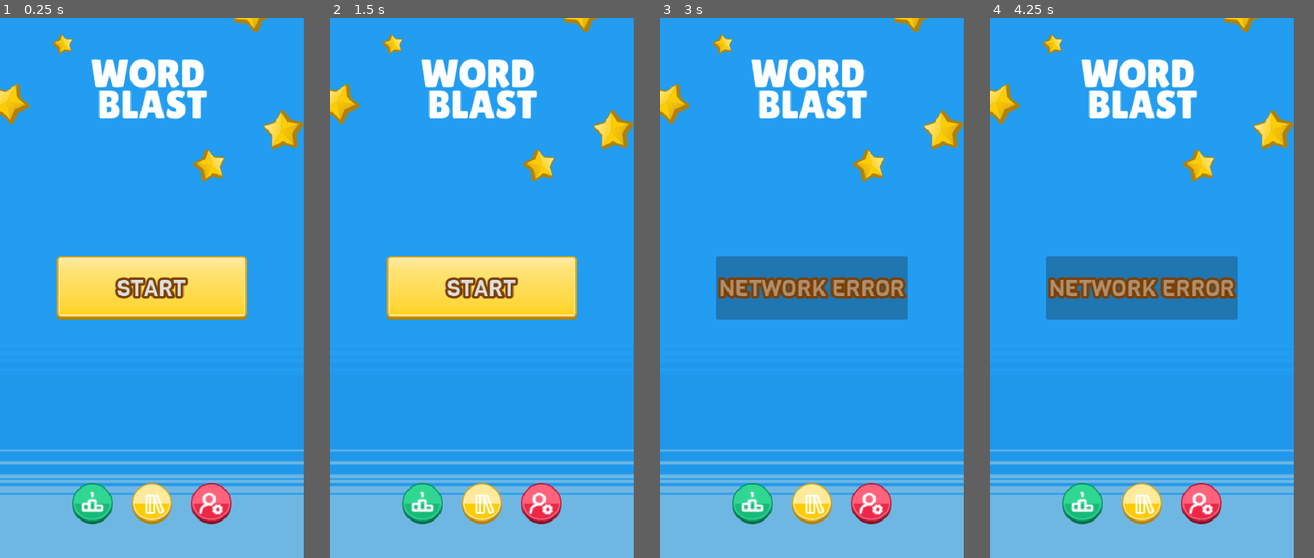
Above: before the commit, frames 1-4 (left to right).
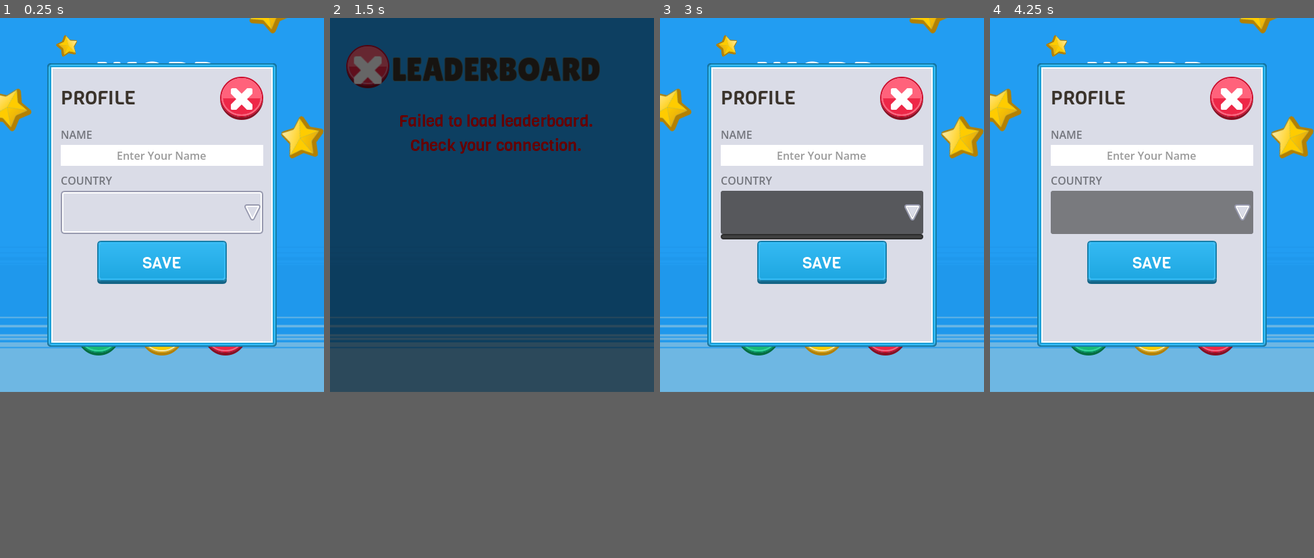
Above: after the commit, the same moments.

Repository: BenB1t/WorldBlast
Game: Godot game, scene res://Scenes/main_menu.tscn
Same seed, same stepped clock (60 frames per second), same inputs: the game is played once before the commit and once after it.
Inputs (mouse positions are in pixels of both pictures, inside the frame that each line leads up to):
- Up to frame 1 (0.25 s): no input
- Up to frame 2 (1.5 s): click (423, 504) at 0.52 s; click (365, 77) at 1.27 s
- Up to frame 3 (3 s): click (812, 369) at 2 s, where only the run after the commit has a clickable "SAVE"; click "START" at 2.75 s
- Up to frame 4 (4.25 s): click (1142, 288) at 3.5 s, where only the run after the commit has a clickable "START"
In our replay, the window is 450x800 before the commit and 480x554 after it. These sizes can differ from the game's own. Grey fills any space a smaller window leaves; there, only what the larger window draws over its background counts as a difference.

The runs differ from the first frame. In frame 1, 62% of the frame differs, in the area x 0-100%, y 0-100%; in frame 2, 80%; in frame 3, 62%; in frame 4, 62%.

Commit message:
go for ui + 1

Diff:
--- /dev/null
+++ b/Scenes/leaderboard.gd
@@ -0,0 +1,171 @@
+extends Control
+
+var list_container: VBoxContainer
+var loading_label: Label
+
+func _ready() -> void:
+	_build_ui()
+	_fetch_and_populate()
+
+func _build_ui() -> void:
+	# 1. Background (Matches Main Menu)
+	var bg = TextureRect.new()
+	bg.texture = load("res://Assets/Background/1.png")
+	bg.expand_mode = TextureRect.EXPAND_IGNORE_SIZE
+	bg.stretch_mode = TextureRect.STRETCH_KEEP_ASPECT_COVERED
+	bg.set_anchors_preset(Control.PRESET_FULL_RECT)
+	add_child(bg)
+
+	# 2. Main Layout Margins
+	var margin = MarginContainer.new()
+	margin.set_anchors_preset(Control.PRESET_FULL_RECT)
+	margin.add_theme_constant_override("margin_left", 24)
+	margin.add_theme_constant_override("margin_right", 24)
+	margin.add_theme_constant_override("margin_top", 40)
+	margin.add_theme_constant_override("margin_bottom", 24)
+	add_child(margin)
+
+	var vbox = VBoxContainer.new()
+	vbox.add_theme_constant_override("separation", 24)
+	margin.add_child(vbox)
+
+	# 3. Top Bar
+	var top_bar = HBoxContainer.new()
+	top_bar.custom_minimum_size.y = 72
+	vbox.add_child(top_bar)
+
+	# Return Button (Red round button with cross icon)
+	var return_btn = TextureButton.new()
+	return_btn.custom_minimum_size = Vector2(64, 64)
+	return_btn.texture_normal = load("res://Assets/UI/button_round_depth_gloss_red.svg")
+	return_btn.texture_pressed = load("res://Assets/UI/button_round_gradient_red.svg")
+	return_btn.pressed.connect(_on_return_pressed)
+	top_bar.add_child(return_btn)
+
+	var return_icon = TextureRect.new()
+	return_icon.texture = load("res://Assets/UI/cross.png")
+	return_icon.set_anchors_preset(Control.PRESET_FULL_RECT)
+	return_icon.expand_mode = TextureRect.EXPAND_IGNORE_SIZE
+	return_icon.stretch_mode = TextureRect.STRETCH_KEEP_ASPECT_CENTERED
+	return_icon.mouse_filter = Control.MOUSE_FILTER_IGNORE
+	return_btn.add_child(return_icon)
+
+	# Title
+	var title = Label.new()
+	title.text = "LEADERBOARD"
+	title.size_flags_horizontal = Control.SIZE_EXPAND_FILL
+	title.horizontal_alignment = HORIZONTAL_ALIGNMENT_CENTER
+	title.vertical_alignment = VERTICAL_ALIGNMENT_CENTER
+	title.add_theme_font_override("font", load("res://Assets/Fonts/LilitaOne-Regular.ttf"))
+	title.add_theme_font_size_override("font_size", 48)
+	title.add_theme_color_override("font_color", Color(0.227, 0.2, 0.168, 1))
+	title.add_theme_color_override("font_outline_color", Color(0.51, 0.38, 0.10, 0.5))
+	title.add_theme_constant_override("outline_size", 4)
+	top_bar.add_child(title)
+
+	# Invisible Spacer to keep the Title perfectly centered
+	var spacer = Control.new()
+	spacer.custom_minimum_size.x = 64
+	top_bar.add_child(spacer)
+
+	# 4. Scroll Container for the List
+	var scroll = ScrollContainer.new()
+	scroll.size_flags_vertical = Control.SIZE_EXPAND_FILL
+	scroll.horizontal_scroll_mode = ScrollContainer.SCROLL_MODE_DISABLED
+	vbox.add_child(scroll)
+
+	list_container = VBoxContainer.new()
+	list_container.size_flags_horizontal = Control.SIZE_EXPAND_FILL
+	list_container.add_theme_constant_override("separation", 12)
+	scroll.add_child(list_container)
+
+	# Loading State
+	loading_label = Label.new()
+	loading_label.text = "Fetching global scores..."
+	loading_label.horizontal_alignment = HORIZONTAL_ALIGNMENT_CENTER
+	loading_label.add_theme_font_override("font", load("res://Assets/Fonts/Viga-Regular.ttf"))
+	loading_label.add_theme_font_size_override("font_size", 24)
+	loading_label.add_theme_color_override("font_color", Color(0.227, 0.2, 0.168, 0.7))
+	list_container.add_child(loading_label)
+
+func _fetch_and_populate() -> void:
+	# Call the Cloudflare Worker via your ApiClient autoload
+	var response = await ApiClient.get_global_leaderboard(50)
+
+	loading_label.queue_free()
+
+	if response.has("error"):
+		_show_message("Failed to load leaderboard.\nCheck your connection.", Color.RED)
+		return
+
+	var leaderboard: Array = response.get("leaderboard", [])
+
+	if leaderboard.is_empty():
+		_show_message("No scores yet.\nBe the first to play!", Color(0.227, 0.2, 0.168, 0.7))
+		return
+
+	for entry in leaderboard:
+		_create_row(entry)
+
+func _show_message(text: String, color: Color) -> void:
+	var lbl = Label.new()
+	lbl.text = text
+	lbl.horizontal_alignment = HORIZONTAL_ALIGNMENT_CENTER
+	lbl.add_theme_font_override("font", load("res://Assets/Fonts/Viga-Regular.ttf"))
+	lbl.add_theme_font_size_override("font_size", 24)
+	lbl.add_theme_color_override("font_color", color)
+	list_container.add_child(lbl)
+
+func _create_row(entry: Dictionary) -> void:
+	var panel = PanelContainer.new()
+	panel.size_flags_horizontal = Control.SIZE_EXPAND_FILL
+
+	# Create the "Card" styling
+	var style = StyleBoxFlat.new()
+	style.bg_color = Color(1, 1, 1, 0.85)
+	style.border_color = Color(0.227, 0.2, 0.168, 0.3)
+	style.set_border_width_all(2)
+	style.set_corner_radius_all(16)
+	style.set_content_margin_all(16)
+	panel.add_theme_stylebox_override("panel", style)
+	list_container.add_child(panel)
+
+	var inner_hbox = HBoxContainer.new()
+	inner_hbox.size_flags_horizontal = Control.SIZE_EXPAND_FILL
+	panel.add_child(inner_hbox)
+
+	var body_font = load("res://Assets/Fonts/Viga-Regular.ttf")
+	var text_color = Color(0.227, 0.2, 0.168, 1)
+
+	# Rank Number
+	var rank_label = Label.new()
+	rank_label.text = "%s." % str(entry.get("rank", "-"))
+	rank_label.custom_minimum_size.x = 60
+	rank_label.horizontal_alignment = HORIZONTAL_ALIGNMENT_RIGHT
+	rank_label.add_theme_font_override("font", body_font)
+	rank_label.add_theme_font_size_override("font_size", 28)
+	rank_label.add_theme_color_override("font_color", text_color)
+	inner_hbox.add_child(rank_label)
+
+	# Player Name
+	var name_label = Label.new()
+	name_label.text = str(entry.get("name", "Unknown"))
+	name_label.size_flags_horizontal = Control.SIZE_EXPAND_FILL
+	name_label.horizontal_alignment = HORIZONTAL_ALIGNMENT_LEFT
+	name_label.add_theme_font_override("font", body_font)
+	name_label.add_theme_font_size_override("font_size", 28)
+	name_label.add_theme_color_override("font_color", text_color)
+	inner_hbox.add_child(name_label)
+
+	# Score
+	var score_label = Label.new()
+	score_label.text = str(entry.get("score", 0))
+	score_label.custom_minimum_size.x = 120
+	score_label.horizontal_alignment = HORIZONTAL_ALIGNMENT_RIGHT
+	score_label.add_theme_font_override("font", body_font)
+	score_label.add_theme_font_size_override("font_size", 28)
+	score_label.add_theme_color_override("font_color", Color(0.8, 0.5, 0.1, 1)) # Golden color
+	inner_hbox.add_child(score_label)
+
+func _on_return_pressed() -> void:
+	Nav.go_to_menu()
--- /dev/null
+++ b/Scenes/leaderboard.tscn
@@ -0,0 +1,70 @@
+[gd_scene format=3 uid="uid://c8pevmlro3pkb"]
+
+[ext_resource type="Script" uid="uid://mlowu2x4e1c3" path="res://Scenes/leaderboard.gd" id="1_oxn4a"]
+[ext_resource type="Texture2D" uid="uid://wtaocaucoqyg" path="res://Assets/UI/button_round_depth_gloss_red.svg" id="2_n70i8"]
+[ext_resource type="Texture2D" uid="uid://d0vxobpiqe6oi" path="res://Assets/UI/button_round_gradient_red.svg" id="3_eg6uk"]
+[ext_resource type="Texture2D" uid="uid://dvqpvowvjw3qc" path="res://Assets/UI/arrowLeft.png" id="4_n70i8"]
+[ext_resource type="FontFile" uid="uid://pjvdbvetd45q" path="res://Assets/Fonts/Viga-Regular.ttf" id="5_mb3o2"]
+
+[node name="Leaderboard" type="Control" unique_id=1100530772]
+layout_mode = 3
+anchors_preset = 15
+anchor_right = 1.0
+anchor_bottom = 1.0
+grow_horizontal = 2
+grow_vertical = 2
+script = ExtResource("1_oxn4a")
+
+[node name="MarginContainer" type="MarginContainer" parent="." unique_id=992644713]
+layout_mode = 1
+anchors_preset = 15
+anchor_right = 1.0
+anchor_bottom = 1.0
+grow_horizontal = 2
+grow_vertical = 2
+theme_override_constants/margin_left = 24
+theme_override_constants/margin_top = 24
+theme_override_constants/margin_right = 24
+theme_override_constants/margin_bottom = 24
+
+[node name="VBoxContainer" type="VBoxContainer" parent="MarginContainer" unique_id=1413424594]
+layout_mode = 2
+
+[node name="TopBar" type="HBoxContainer" parent="MarginContainer/VBoxContainer" unique_id=1247981533]
+custom_minimum_size = Vector2(0, 72)
+layout_mode = 2
+metadata/_edit_use_anchors_ = true
+
+[node name="ReturnButton" type="TextureButton" parent="MarginContainer/VBoxContainer/TopBar" unique_id=330385774]
+layout_mode = 2
+texture_normal = ExtResource("2_n70i8")
+texture_pressed = ExtResource("3_eg6uk")
+
+[node name="TextureRect" type="TextureRect" parent="MarginContainer/VBoxContainer/TopBar/ReturnButton" unique_id=711744866]
+layout_mode = 1
+anchors_preset = 8
+anchor_left = 0.5
+anchor_top = 0.5
+anchor_right = 0.5
+anchor_bottom = 0.5
+offset_left = -25.0
+offset_top = -29.0
+offset_right = 25.0
+offset_bottom = 21.0
+grow_horizontal = 2
+grow_vertical = 2
+mouse_filter = 2
+texture = ExtResource("4_n70i8")
+
+[node name="TitleLabel" type="Label" parent="MarginContainer/VBoxContainer/TopBar" unique_id=825612143]
+layout_mode = 2
+size_flags_horizontal = 6
+theme_override_colors/font_color = Color(0.22745098, 0.2, 0.16862746, 1)
+theme_override_fonts/font = ExtResource("5_mb3o2")
+theme_override_font_sizes/font_size = 28
+text = "LEADERBOARD"
+horizontal_alignment = 1
+
+[node name="Spacer" type="Control" parent="MarginContainer/VBoxContainer/TopBar" unique_id=220389272]
+custom_minimum_size = Vector2(64, 0)
+layout_mode = 2
--- /dev/null
+++ b/Scenes/leaderboard_card.gd
@@ -0,0 +1,44 @@
+extends PanelContainer
+class_name LeaderboardCard
+
+## Expected scene structure (built in the editor):
+## LeaderboardCard (PanelContainer)  <- this script
+## └── HBoxContainer
+##     ├── RankLabel  (Label)
+##     ├── NameLabel  (Label)
+##     └── ScoreLabel (Label)
+
+@onready var rank_label: Label = $HBoxContainer/RankLabel
+@onready var name_label: Label = $HBoxContainer/NameLabel
+@onready var score_label: Label = $HBoxContainer/ScoreLabel
+
+const TOP_COLORS := {
+	1: {"tint": Color(1.00, 0.94, 0.72), "text": Color(0.80, 0.58, 0.05)},  # gold
+	2: {"tint": Color(0.89, 0.92, 0.97), "text": Color(0.50, 0.55, 0.65)},  # silver
+	3: {"tint": Color(1.00, 0.88, 0.74), "text": Color(0.72, 0.44, 0.16)},  # bronze
+}
+const DEFAULT_TEXT := Color(0.28, 0.24, 0.19)
+
+func setup(rank: int, player_name: String, score: int) -> void:
+	rank_label.text = str(rank)
+	name_label.text = player_name
+	score_label.text = str(score)
+
+	if TOP_COLORS.has(rank):
+		rank_label.add_theme_color_override("font_color", TOP_COLORS[rank]["text"])
+		_apply_top_tint(TOP_COLORS[rank]["tint"])
+	else:
+		rank_label.add_theme_color_override("font_color", DEFAULT_TEXT)
+
+## Tints the card background for top 3. We DUPLICATE the stylebox first so
+## we don't tint every card that shares the same resource.
+func _apply_top_tint(tint: Color) -> void:
+	var base_style = get_theme_stylebox("panel")
+	if base_style is StyleBoxTexture:
+		var style := base_style.duplicate() as StyleBoxTexture
+		style.modulate_color = tint
+		add_theme_stylebox_override("panel", style)
+	elif base_style is StyleBoxFlat:
+		var flat := base_style.duplicate() as StyleBoxFlat
+		flat.bg_color = tint
+		add_theme_stylebox_override("panel", flat)
--- /dev/null
+++ b/Scenes/leaderboard_card.tscn
@@ -0,0 +1,35 @@
+[gd_scene format=3 uid="uid://c6cyxh7pqg6hl"]
+
+[ext_resource type="Texture2D" uid="uid://bh5h0utrfn73e" path="res://Assets/UI/button_rectangle_depth_gradient.svg" id="1_a4mpm"]
+[ext_resource type="Script" uid="uid://c24muwyt6rnlv" path="res://Scenes/leaderboard_card.gd" id="2_wxjij"]
+
+[sub_resource type="StyleBoxTexture" id="StyleBoxTexture_wxjij"]
+content_margin_left = 16.0
+content_margin_top = 16.0
+content_margin_right = 16.0
+content_margin_bottom = 16.0
+texture = ExtResource("1_a4mpm")
+texture_margin_left = 8.0
+texture_margin_top = 8.0
+texture_margin_right = 8.0
+texture_margin_bottom = 8.0
+
+[node name="LeaderboardCard" type="PanelContainer" unique_id=119601859]
+custom_minimum_size = Vector2(0, 60)
+offset_right = 40.0
+offset_bottom = 40.0
+size_flags_horizontal = 3
+theme_override_styles/panel = SubResource("StyleBoxTexture_wxjij")
+script = ExtResource("2_wxjij")
+
+[node name="HBoxContainer" type="HBoxContainer" parent="." unique_id=295474920]
+layout_mode = 2
+
+[node name="RankLabel" type="Label" parent="HBoxContainer" unique_id=1764202179]
+layout_mode = 2
+
+[node name="NameLabel" type="Label" parent="HBoxContainer" unique_id=168049806]
+layout_mode = 2
+
+[node name="ScoreLabel" type="Label" parent="HBoxContainer" unique_id=286323188]
+layout_mode = 2
--- a/Scenes/main_menu.gd
+++ b/Scenes/main_menu.gd
@@ -34,3 +34,7 @@
 
 	# 5. Launch the game via the Navigator
 	Nav.go_to_game()
+
+
+func _on_podium_button_pressed() -> void:
+	Nav.go_to_leaderboard()
--- a/Scenes/main_menu.tscn
+++ b/Scenes/main_menu.tscn
@@ -248,6 +248,7 @@
 oversampling_override = 1.0
 initial_position = 1
 size = Vector2i(340, 420)
+visible = true
 theme_override_styles/panel = SubResource("StyleBoxTexture_ne6ao")
 
 [node name="MarginContainer" type="MarginContainer" parent="ProfileCard" unique_id=575982858]
@@ -345,3 +346,5 @@
 theme_override_fonts/font = ExtResource("3_m3bi6")
 theme_override_font_sizes/font_size = 24
 text = "SAVE"
+
+[connection signal="pressed" from="IconRow/TextureButton" to="." method="_on_podium_button_pressed"]
--- a/autoloads/api_client.gd
+++ b/autoloads/api_client.gd
@@ -1,7 +1,7 @@
 extends Node
 
 # Points to your local Wrangler dev server. Change to your Cloudflare URL later.
-const BASE_URL := "http://localhost:8787"
+const BASE_URL := " "
 
 func _post(endpoint: String, payload: Dictionary) -> Dictionary:
 	var http := HTTPRequest.new()
--- a/autoloads/nav.gd
+++ b/autoloads/nav.gd
@@ -8,6 +8,7 @@
 
 const MENU_SCENE := "res://Scenes/main_menu.tscn"
 const GAME_SCENE := "res://plugins/word_blast/scenes/word_blast_game.tscn"
+const LEADERBOARD_SCENE := "res://Scenes/leaderboard.tscn"
 
 const FADE_DURATION := 0.25
 
@@ -44,6 +45,8 @@
 func restart_game() -> void:
 	_change_scene(GAME_SCENE)
 
+func go_to_leaderboard() -> void: # ADD THIS
+	_change_scene(LEADERBOARD_SCENE)
 
 func _change_scene(path: String) -> void:
 	if _busy:
--- a/project.godot
+++ b/project.godot
@@ -26,7 +26,7 @@
 [display]
 
 window/size/viewport_width=480
-window/size/viewport_height=854
+window/size/viewport_height=554
 window/stretch/mode="canvas_items"
 
 [physics]
Binary file added: Assets/UI/arrowLeft.png
Not shown, added: Assets/UI/arrowLeft.png.import
Not shown, added: Scenes/leaderboard.gd.uid
Not shown, added: Scenes/leaderboard_card.gd.uid
